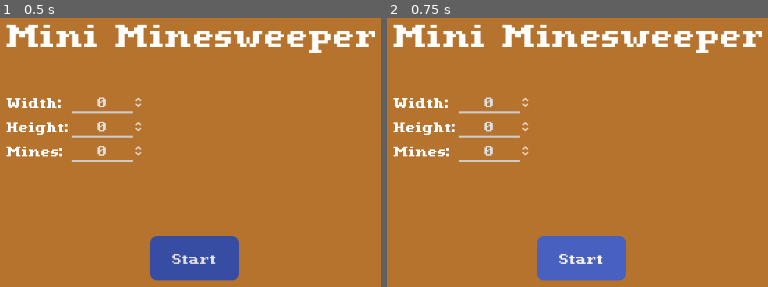
Above: before the commit, frames 1-2 (left to right).
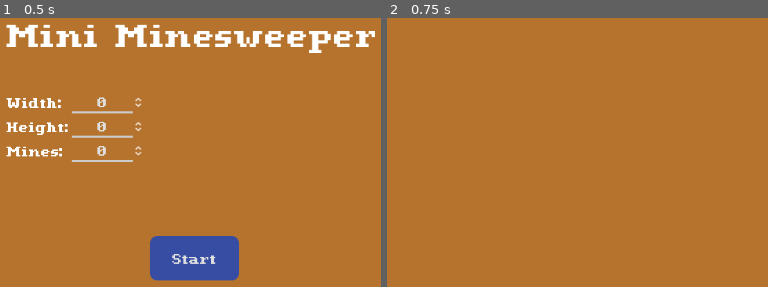
Above: after the commit, the same moments.

Repository: PgBiel/godot-mini-minesweeper
Game: Godot game, scene res://scenes/main.tscn
The game is run twice, just before and just after one commit, with the same random seed, the same clock (stepped at 60 frames per second) and the same inputs. The project has no main scene, so this scene is started directly.
Inputs:
- Up to frame 1 (0.5 s): no input
- Up to frame 2 (0.75 s): click "Start" at 0.5 s

Frame 1 is identical in both runs. In frame 2, 9.3% of the frame differs, in the area x 1-99%, y 2-98%.

Commit message:
main: initial progress (game at least starts with given settings)

Diff:
--- a/godot/scenes/main.tscn
+++ b/godot/scenes/main.tscn
@@ -1,8 +1,11 @@
-[gd_scene load_steps=2 format=3 uid="uid://yg70wasq4js6"]
+[gd_scene load_steps=4 format=3 uid="uid://yg70wasq4js6"]
 
+[ext_resource type="Script" path="res://scripts/main.gd" id="1_0r2jf"]
 [ext_resource type="PackedScene" uid="uid://bjob57vcphlia" path="res://scenes/start_menu_hud.tscn" id="1_420cq"]
+[ext_resource type="PackedScene" uid="uid://bnysucu1wb1lp" path="res://scenes/tile_map.tscn" id="3_xyn3p"]
 
 [node name="Main" type="Node"]
+script = ExtResource("1_0r2jf")
 
 [node name="Background" type="ColorRect" parent="."]
 offset_right = 1152.0
@@ -10,3 +13,23 @@
 color = Color(0.709804, 0.45098, 0.176471, 1)
 
 [node name="StartMenuHUD" parent="." instance=ExtResource("1_420cq")]
+
+[node name="TileMapContainer" type="Control" parent="."]
+layout_mode = 3
+anchors_preset = 0
+offset_top = 176.0
+offset_right = 1152.0
+offset_bottom = 576.0
+size_flags_horizontal = 4
+mouse_filter = 1
+
+[node name="TileMapParent" type="Control" parent="TileMapContainer"]
+anchors_preset = 0
+offset_right = 40.0
+offset_bottom = 40.0
+mouse_filter = 1
+
+[node name="TileMap" parent="TileMapContainer/TileMapParent" instance=ExtResource("3_xyn3p")]
+
+[connection signal="start_button_clicked" from="StartMenuHUD" to="." method="_on_start_menu_hud_start_button_clicked"]
+[connection signal="bomb_revealed" from="TileMapContainer/TileMapParent/TileMap" to="." method="_on_tile_map_bomb_revealed"]
--- /dev/null
+++ b/godot/scripts/main.gd
@@ -0,0 +1,19 @@
+extends Node
+
+@onready var tile_map := $TileMapContainer/TileMapParent/TileMap
+
+func start():
+	$StartMenuHUD.hide()
+	var width: int = $StartMenuHUD.user_width
+	var height: int = $StartMenuHUD.user_height
+	var mines: int = $StartMenuHUD.user_mines
+	tile_map.init_board(width, height, mines)
+	$TileMapContainer.show()
+	print("starting game")
+
+func _on_start_menu_hud_start_button_clicked() -> void:
+	start()
+
+func _on_tile_map_bomb_revealed() -> void:
+	tile_map.reveal_all_bombs()
+	print("whoops")
